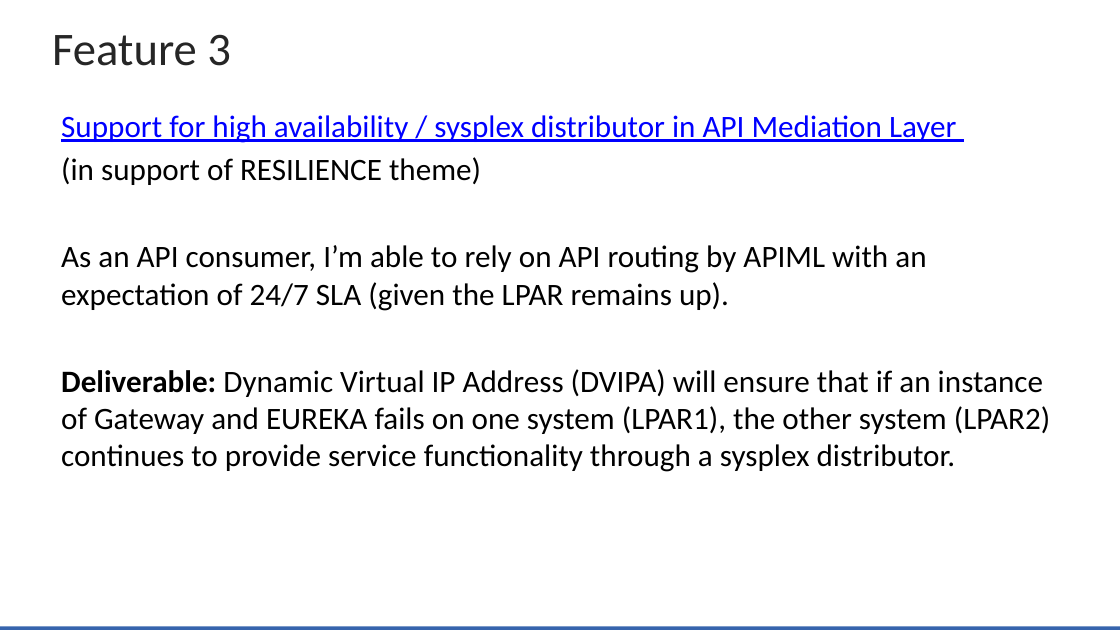
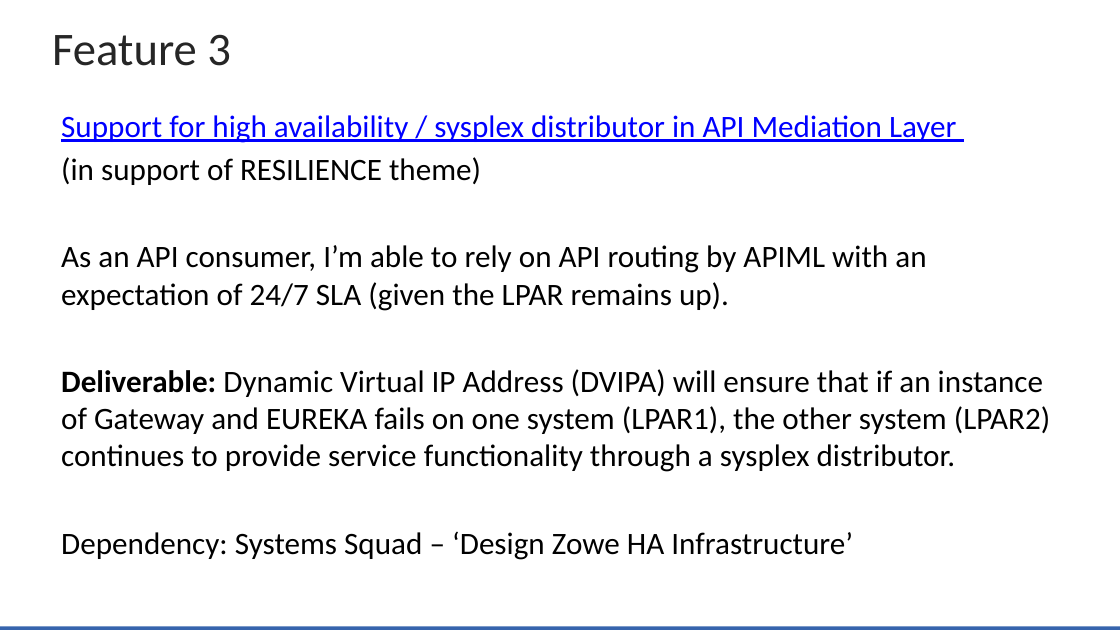
Before and after one commit to zowe/community, a slide deck: slide 8 of Project Management/20PI3 Planning/Zowe Community Squad Focus for 20PI3.pptx. Drawn at 1120x630 pixels with LibreOffice and Linux fonts; fonts in the diff are those of the drawing; background and template pictures are left out. Boxes give left, top, right and bottom in pixels: in the first picture for what was removed or moved away, otherwise in the second. Text is boxed around its words. In the diff, an @@ line names an element or a change of style, - is before the commit and + after.

Commit message:
Added API Ml dependency

```diff
--- a/Project Management/20PI3 Planning/Zowe Community Squad Focus for 20PI3.pptx
+++ b/Project Management/20PI3 Planning/Zowe Community Squad Focus for 20PI3.pptx
@@ text at box(61, 532, 853, 560): paragraph added @@
+Dependency: Systems Squad – ‘Design Zowe HA Infrastructure’
```
Also in this commit, not shown: 1 other slide changed.
